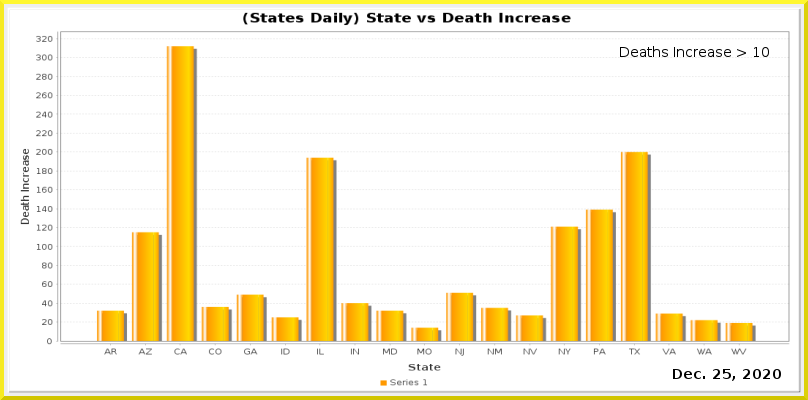
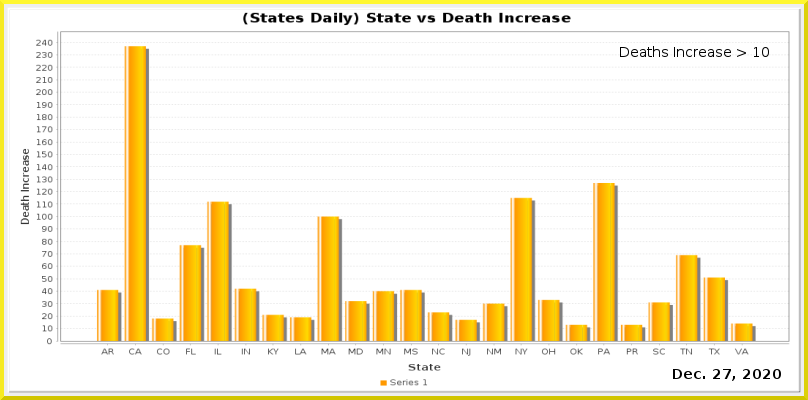
Layered file, before and after one edit (808 × 400). Changes by layer:
painted on "Current Date" over [723, 369, 731, 379]
painted on "Date_vs_TestIncrease.png" over [36, 35, 789, 356]
